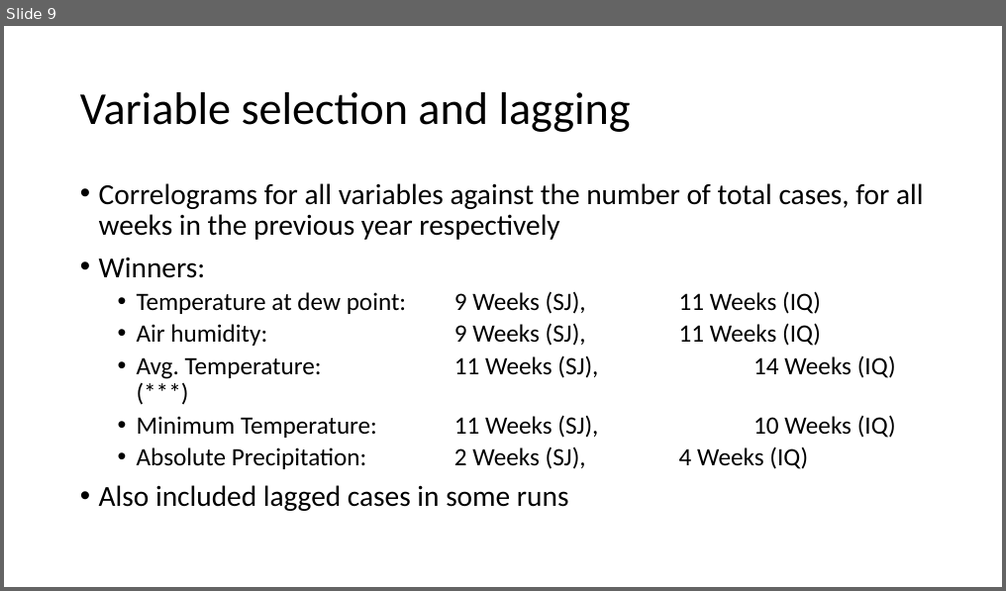
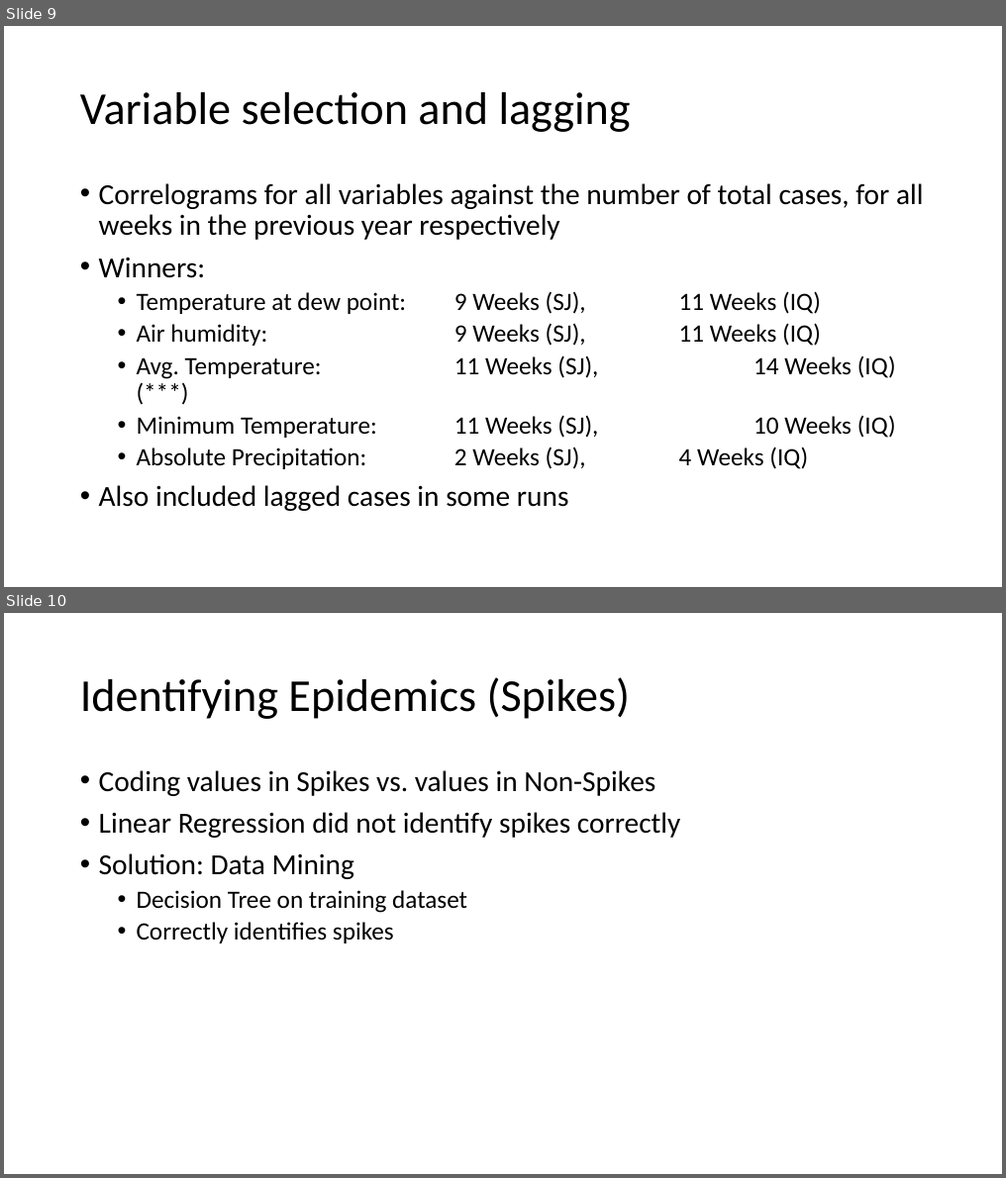
Before and after one commit to mariiader/adc_project, a slide deck: DengAI_PP_3.pptx. Shown one above the other, each under a label of ours: slide 9 before the commit, slides 9 and 10 after it. The pictures are 1006x591 and 1006x1178 pixels, drawn with LibreOffice and Linux fonts; fonts in the diff are those of the drawing. Boxes give left, top, right and bottom in pixels: in the first picture for what was removed or moved away, otherwise in the second. Text is boxed around its words. In the diff, an @@ line names an element or a change of style, - is before the commit and + after.

```diff
--- a/DengAI_PP_3.pptx
+++ b/DengAI_PP_3.pptx
@@ slide 10 added at (4, 613, 1002, 1174), background #FFFFFF @@
@@ title added at (80, 677, 631, 719), 44 pt, text #000000 @@
+Identifying Epidemics (Spikes)
@@ text added at (99, 770, 681, 944), 28 pt, text #000000 @@
+• Coding values in Spikes vs. values in Non-Spikes
+• Linear Regression did not identify spikes correctly
+• Solution: Data Mining
+  • Decision Tree on training dataset
+  • Correctly identifies spikes
```
Also in this commit, not shown: 9 slides changed, 3 other slides added, 3 slides removed, 14 other files.
